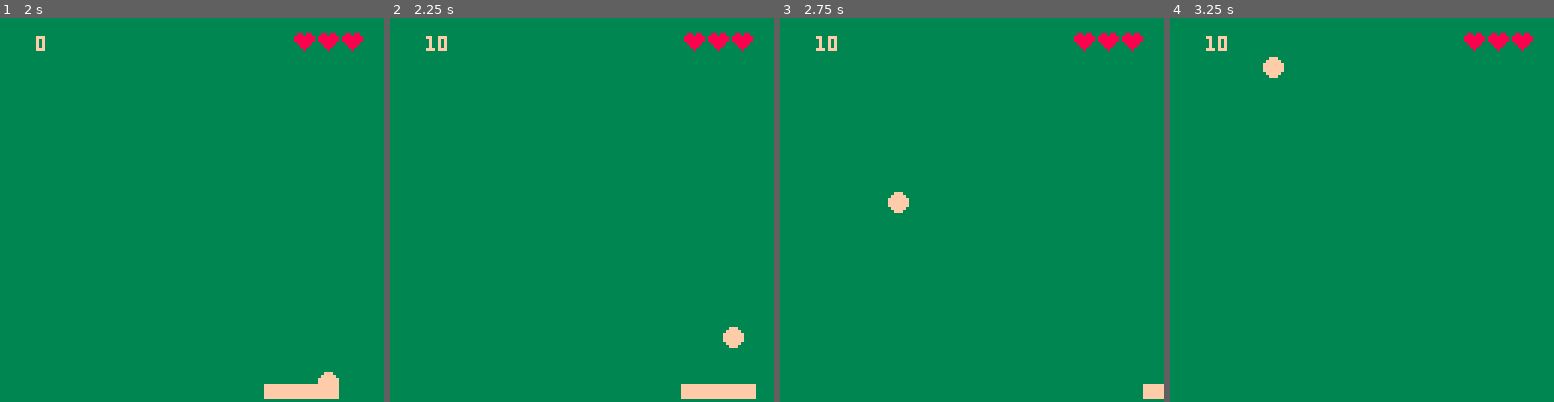
Above: before the commit, frames 1-4 (left to right).
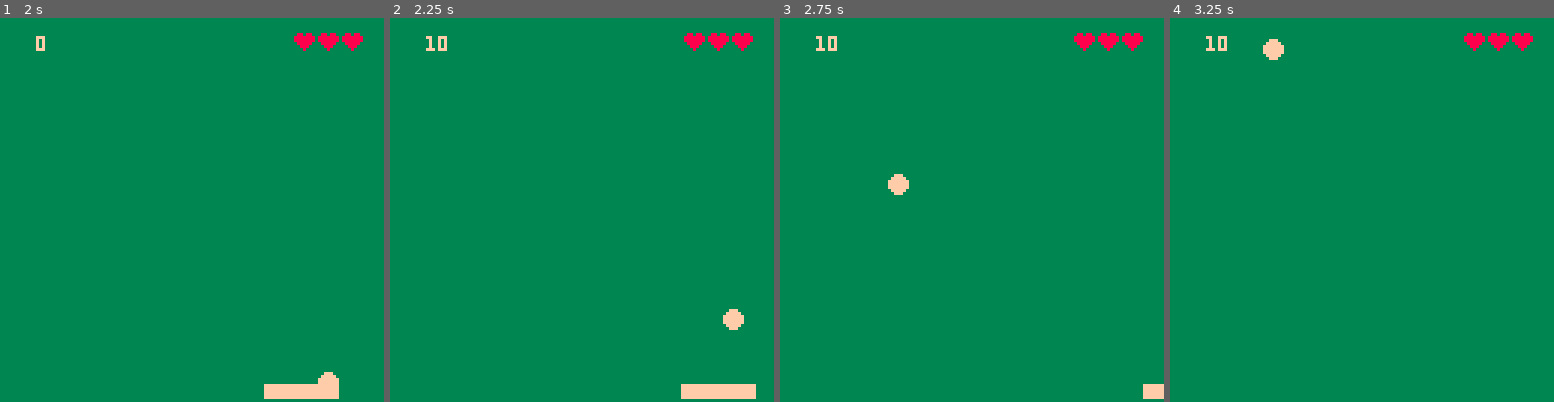
Above: after the commit, the same moments.

Repository: geopet/pico-8-squashy
Game: PICO-8 cartridge squashy.p8
Two runs of this game, one before a commit and one after it. Both use one fixed random seed, a clock stepped at 60 frames per second and the inputs below.
Inputs:
- Up to frame 1 (2 s): hold Right from 1.6 s (still down)
- Up to frame 2 (2.25 s): release Right at 2.1 s
- Up to frame 3 (2.75 s): hold Right from 2.47 s (still down)
- Up to frame 4 (3.25 s): release Right at 3.03 s; hold Left from 3.08 s (still down)

Frame 1 is identical in both runs. In frame 2, 0.4% of the frame differs, in the area x 86-93%, y 75-86%; in frame 3, 0.4%; in frame 4, 0.4%.

Commit message:
Fix ball paddle bounce bug
The ball was floating through the paddle when it would connect. This
fixes that issue.

There is still a bug where the ball hits the paddle and then rapidly
bounces around the paddle. I'm unclear what to change to fix that.

Diff:
--- a/squashy.p8
+++ b/squashy.p8
@@ -107,7 +107,7 @@
 end
 
 function bounce_paddle()
-  if ball.x>=pad.x and ball.x<=pad.x+pad.w and ball.y>pad.y then
+  if ball.x>=pad.x and ball.x<=pad.x+pad.w and ball.y+ball.size>pad.y then
     sfx(1)
     -- increase score on hit
     game.score+=10
